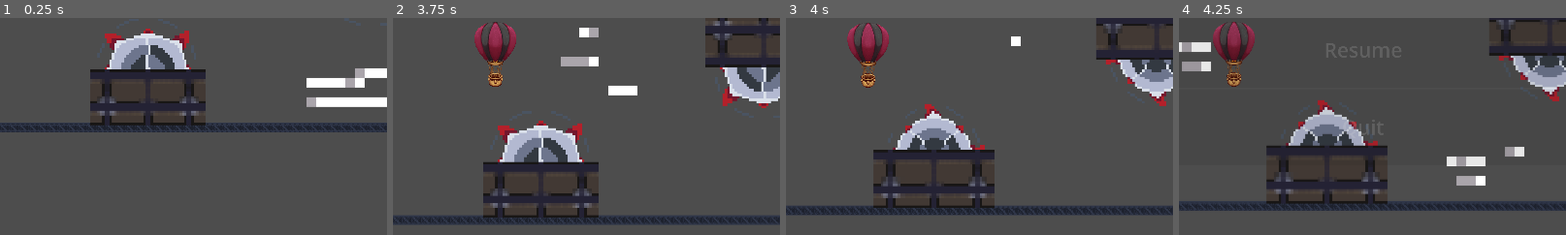
Above: before the commit, frames 1-4 (left to right).
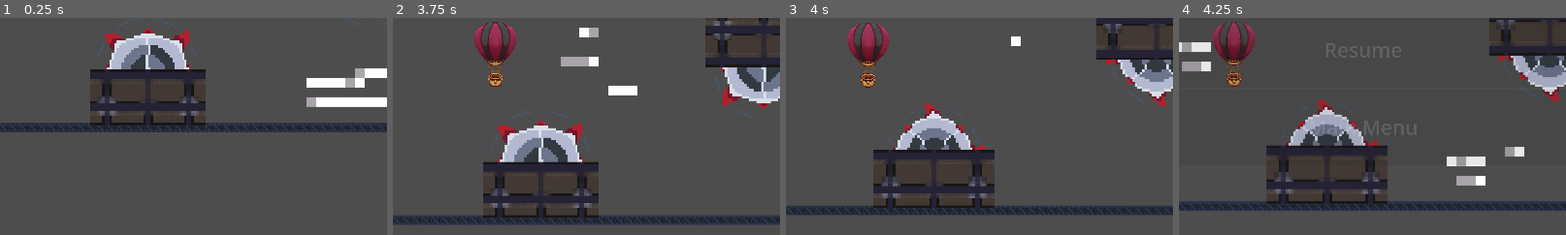
Above: after the commit, the same moments.

Repository: dylana62/balloon-game
Game: Godot game, scene res://scenes/game1.tscn
Two runs of this game, one before a commit and one after it. Both use one fixed random seed, a clock stepped at 60 frames per second and the inputs below. Before the commit the project starts from res://scenes/game.tscn.
Inputs:
- Up to frame 1 (0.25 s): no input
- Up to frame 2 (3.75 s): hold Right (right) 0.53-1.28 s; hold Shift (dash) 0.53-1.28 s; hold Down (down) 1.28-2.03 s; tap Shift (dash) at 1.35, 2.85 s; hold Right (right) 2.03-2.78 s; hold Shift (dash) 2.03-2.78 s; hold Up (up) 2.78-3.53 s; hold Left (left) from 3.53 s (still down); hold Shift (dash) from 3.53 s (still down)
- Up to frame 3 (4 s): keep holding Left (left); keep holding Shift (dash)
- Up to frame 4 (4.25 s): keep holding Left (left); keep holding Shift (dash); tap Escape (pause) at 4.15 s
The pictures show only the part of the screen within x 26-76%, y 42-92%; the shares and areas given below are measured in that part.

Frames 1-3 are identical in both runs. In frame 4, 0.3% of the frame differs, in the area x 39-62%, y 46-55%.

Commit message:
Added save/load system with 3 save slots

Diff:
--- a/project.godot
+++ b/project.godot
@@ -11,7 +11,7 @@
 [application]
 
 config/name="balloon game"
-run/main_scene="res://scenes/game.tscn"
+run/main_scene="res://scenes/game1.tscn"
 config/features=PackedStringArray("4.4", "Forward Plus")
 config/icon="res://icon.svg"
 
--- /dev/null
+++ b/scenes/file_select.tscn
@@ -0,0 +1,63 @@
+[gd_scene load_steps=2 format=3 uid="uid://kt84rm38okp3"]
+
+[ext_resource type="Script" uid="uid://caurfep3vlqk7" path="res://scripts/file_select.gd" id="1_135fs"]
+
+[node name="FileSelect" type="Control"]
+layout_mode = 3
+anchors_preset = 15
+anchor_right = 1.0
+anchor_bottom = 1.0
+grow_horizontal = 2
+grow_vertical = 2
+script = ExtResource("1_135fs")
+
+[node name="MarginContainer" type="MarginContainer" parent="."]
+layout_mode = 0
+offset_left = 591.0
+offset_top = 362.0
+offset_right = 1273.0
+offset_bottom = 711.0
+
+[node name="VBoxContainer" type="VBoxContainer" parent="MarginContainer"]
+layout_mode = 2
+
+[node name="File 1" type="Button" parent="MarginContainer/VBoxContainer"]
+layout_mode = 2
+size_flags_vertical = 3
+theme_override_font_sizes/font_size = 50
+text = "File 1: NEW"
+
+[node name="File 2" type="Button" parent="MarginContainer/VBoxContainer"]
+layout_mode = 2
+size_flags_vertical = 3
+theme_override_font_sizes/font_size = 50
+text = "File 2: NEW"
+
+[node name="File 3" type="Button" parent="MarginContainer/VBoxContainer"]
+layout_mode = 2
+size_flags_vertical = 3
+theme_override_font_sizes/font_size = 50
+text = "File 3: NEW"
+
+[node name="Label" type="Label" parent="."]
+layout_mode = 0
+offset_left = 722.0
+offset_top = 137.0
+offset_right = 1142.0
+offset_bottom = 240.0
+theme_override_font_sizes/font_size = 75
+text = "FILE SELECT"
+
+[node name="Back" type="Button" parent="."]
+layout_mode = 0
+offset_left = 813.0
+offset_top = 816.0
+offset_right = 1032.0
+offset_bottom = 893.0
+theme_override_font_sizes/font_size = 50
+text = "Back"
+
+[connection signal="pressed" from="MarginContainer/VBoxContainer/File 1" to="." method="_on_file_1_pressed"]
+[connection signal="pressed" from="MarginContainer/VBoxContainer/File 2" to="." method="_on_file_2_pressed"]
+[connection signal="pressed" from="MarginContainer/VBoxContainer/File 3" to="." method="_on_file_3_pressed"]
+[connection signal="pressed" from="Back" to="." method="_on_back_pressed"]
--- a/scenes/game.tscn
+++ b/scenes/game1.tscn
@@ -1,14 +1,14 @@
 [gd_scene load_steps=16 format=4 uid="uid://dtqs181pphyih"]
 
-[ext_resource type="PackedScene" uid="uid://gmgs5cp0pd8p" path="res://scenes/player.tscn" id="1_p5q8j"]
-[ext_resource type="Texture2D" uid="uid://dr2qwehrnybov" path="res://assets/industrial.v2 - Copy.png" id="2_hg2dq"]
-[ext_resource type="AudioStream" uid="uid://bpggusvd4fsad" path="res://assets/Vine Boom Sound Effect (1).mp3" id="2_pcasm"]
-[ext_resource type="PackedScene" uid="uid://bxc8ac2bna65d" path="res://scenes/saw.tscn" id="4_bpucb"]
-[ext_resource type="PackedScene" uid="uid://dhro3myyi36iy" path="res://scenes/wind_zone.tscn" id="5_p8dcw"]
-[ext_resource type="PackedScene" uid="uid://dvos5tp57s406" path="res://scenes/door.tscn" id="6_tqt2o"]
+[ext_resource type="PackedScene" uid="uid://gmgs5cp0pd8p" path="res://scenes/player.tscn" id="1_bcwkp"]
+[ext_resource type="AudioStream" uid="uid://bpggusvd4fsad" path="res://assets/Vine Boom Sound Effect (1).mp3" id="2_8s560"]
+[ext_resource type="Texture2D" uid="uid://dr2qwehrnybov" path="res://assets/industrial.v2 - Copy.png" id="3_qm172"]
+[ext_resource type="PackedScene" uid="uid://bxc8ac2bna65d" path="res://scenes/saw.tscn" id="4_1kk7j"]
+[ext_resource type="PackedScene" uid="uid://dhro3myyi36iy" path="res://scenes/wind_zone.tscn" id="5_t8rk6"]
+[ext_resource type="PackedScene" uid="uid://dvos5tp57s406" path="res://scenes/door.tscn" id="6_4yk5w"]
 
 [sub_resource type="TileSetAtlasSource" id="TileSetAtlasSource_5prmr"]
-texture = ExtResource("2_hg2dq")
+texture = ExtResource("3_qm172")
 0:0/0 = 0
 1:0/0 = 0
 2:0/0 = 0
--- a/scenes/main_menu.tscn
+++ b/scenes/main_menu.tscn
@@ -21,17 +21,11 @@
 [node name="VBoxContainer" type="VBoxContainer" parent="MarginContainer"]
 layout_mode = 2
 
-[node name="New Game" type="Button" parent="MarginContainer/VBoxContainer"]
+[node name="Play" type="Button" parent="MarginContainer/VBoxContainer"]
 layout_mode = 2
 size_flags_vertical = 3
 theme_override_font_sizes/font_size = 50
-text = "New Game"
-
-[node name="Load Game" type="Button" parent="MarginContainer/VBoxContainer"]
-layout_mode = 2
-size_flags_vertical = 3
-theme_override_font_sizes/font_size = 50
-text = "Load Game"
+text = "Play"
 
 [node name="Settings" type="Button" parent="MarginContainer/VBoxContainer"]
 layout_mode = 2
@@ -54,7 +48,6 @@
 theme_override_font_sizes/font_size = 75
 text = "MAIN MENU"
 
-[connection signal="pressed" from="MarginContainer/VBoxContainer/New Game" to="." method="_on_new_game_pressed"]
-[connection signal="pressed" from="MarginContainer/VBoxContainer/Load Game" to="." method="_on_load_game_pressed"]
+[connection signal="pressed" from="MarginContainer/VBoxContainer/Play" to="." method="_on_play_pressed"]
 [connection signal="pressed" from="MarginContainer/VBoxContainer/Settings" to="." method="_on_settings_pressed"]
 [connection signal="pressed" from="MarginContainer/VBoxContainer/Quit" to="." method="_on_quit_pressed"]
--- a/scenes/pause_menu.tscn
+++ b/scenes/pause_menu.tscn
@@ -130,11 +130,11 @@
 theme_override_font_sizes/font_size = 50
 text = "Resume"
 
-[node name="Quit" type="Button" parent="Control/MarginContainer/VBoxContainer"]
+[node name="Main Menu" type="Button" parent="Control/MarginContainer/VBoxContainer"]
 layout_mode = 2
 size_flags_vertical = 3
 theme_override_font_sizes/font_size = 50
-text = "Quit"
+text = "Main Menu"
 
 [node name="Label" type="Label" parent="Control"]
 modulate = Color(1, 1, 1, 0)
@@ -152,4 +152,4 @@
 }
 
 [connection signal="pressed" from="Control/MarginContainer/VBoxContainer/Resume" to="." method="_on_resume_pressed"]
-[connection signal="pressed" from="Control/MarginContainer/VBoxContainer/Quit" to="." method="_on_quit_pressed"]
+[connection signal="pressed" from="Control/MarginContainer/VBoxContainer/Main Menu" to="." method="_on_main_menu_pressed"]
--- /dev/null
+++ b/scripts/file_select.gd
@@ -0,0 +1,38 @@
+extends Control
+
+@onready var button1: Button = $"MarginContainer/VBoxContainer/File 1"
+@onready var button2: Button = $"MarginContainer/VBoxContainer/File 2"
+@onready var button3: Button = $"MarginContainer/VBoxContainer/File 3"
+
+@onready var save1: SaveData
+@onready var save2: SaveData
+@onready var save3: SaveData
+
+func _ready():
+	save1 = load("user://save1.tres") as SaveData
+	save2 = load("user://save2.tres") as SaveData
+	save3 = load("user://save3.tres") as SaveData
+
+	# Button 1 text
+	if save1 != null:
+		button1.text = "Level " + str(save1.level) + ", Deaths: " + str(save1.deaths)
+
+	# Button 2 text
+	if save2 != null:
+		button2.text = "Level " + str(save2.level) + ", Deaths: " + str(save2.deaths)
+
+	# Button 3 text
+	if save3 != null:
+		button3.text = "Level " + str(save3.level) + ", Deaths: " + str(save3.deaths)
+
+func _on_file_1_pressed() -> void:
+	Global.load_game(1)
+
+func _on_file_2_pressed() -> void:
+	Global.load_game(2)
+
+func _on_file_3_pressed() -> void:
+	Global.load_game(3)
+
+func _on_back_pressed() -> void:
+	get_tree().change_scene_to_file("res://scenes/main_menu.tscn")
--- a/scripts/global.gd
+++ b/scripts/global.gd
@@ -4,18 +4,52 @@
 var floor: int = 1
 var level: int = 1
 
-# Player's other stats, maybe add more
+# Player stats, maybe add more
 var deaths: int = 0
+
+# Save/load variables
+var file_num = 0
 
 # TODO: refactor when more levels/floors are added
 func next_level():
-	level += 1
+	if level < 3:
+		level += 1
+	save_game()
+
 	TransitionScreen.transition()
 	await TransitionScreen.on_transition_finished
 	get_tree().change_scene_to_file("res://scenes/game" + str(level) + ".tscn")
 
 func handle_death():
 	deaths += 1
+	save_game()
+
 	TransitionScreen.transition()
 	await TransitionScreen.on_transition_finished
 	get_tree().reload_current_scene()
+
+func save_game():
+	var save_data: SaveData = SaveData.new()
+
+	save_data.floor = floor
+	save_data.level = level
+	save_data.deaths = deaths
+
+	ResourceSaver.save(save_data, "user://save" + str(file_num) + ".tres")
+
+func load_game(num):
+	var save_data: SaveData = load("user://save" + str(num) + ".tres") as SaveData
+	file_num = num
+
+	if save_data != null:
+		floor = save_data.floor
+		level = save_data.level
+		deaths = save_data.deaths
+	else:
+		floor = 1
+		level = 1
+		deaths = 0
+
+	TransitionScreen.transition()
+	await TransitionScreen.on_transition_finished
+	get_tree().change_scene_to_file("res://scenes/game" + str(level) + ".tscn")
--- a/scripts/main_menu.gd
+++ b/scripts/main_menu.gd
@@ -1,12 +1,12 @@
 extends Control
 
-func _on_new_game_pressed() -> void:
-	TransitionScreen.transition()
-	await TransitionScreen.on_transition_finished
-	get_tree().change_scene_to_file("res://scenes/game.tscn")
+#func _on_new_game_pressed() -> void:
+	#TransitionScreen.transition()
+	#await TransitionScreen.on_transition_finished
+	#get_tree().change_scene_to_file("res://scenes/game.tscn")
 
-func _on_load_game_pressed() -> void:
-	pass # Replace with function body.
+func _on_play_pressed() -> void:
+	get_tree().change_scene_to_file("res://scenes/file_select.tscn")
 
 func _on_settings_pressed() -> void:
 	pass # Replace with function body.
--- a/scripts/pause_menu.gd
+++ b/scripts/pause_menu.gd
@@ -20,5 +20,8 @@
 func _on_resume_pressed() -> void:
 	resume()
 
-func _on_quit_pressed() -> void:
-	get_tree().quit()
+func _on_main_menu_pressed() -> void:
+	resume()
+	TransitionScreen.transition()
+	await TransitionScreen.on_transition_finished
+	get_tree().change_scene_to_file("res://scenes/main_menu.tscn")
--- /dev/null
+++ b/scripts/save_data.gd
@@ -0,0 +1,7 @@
+class_name SaveData
+extends Resource
+
+@export var floor: int
+@export var level: int
+
+@export var deaths: int
Not shown: 7 places in scenes/game1.tscn that only renumber resources
Not shown, added: scripts/file_select.gd.uid
Not shown, added: scripts/save_data.gd.uid
